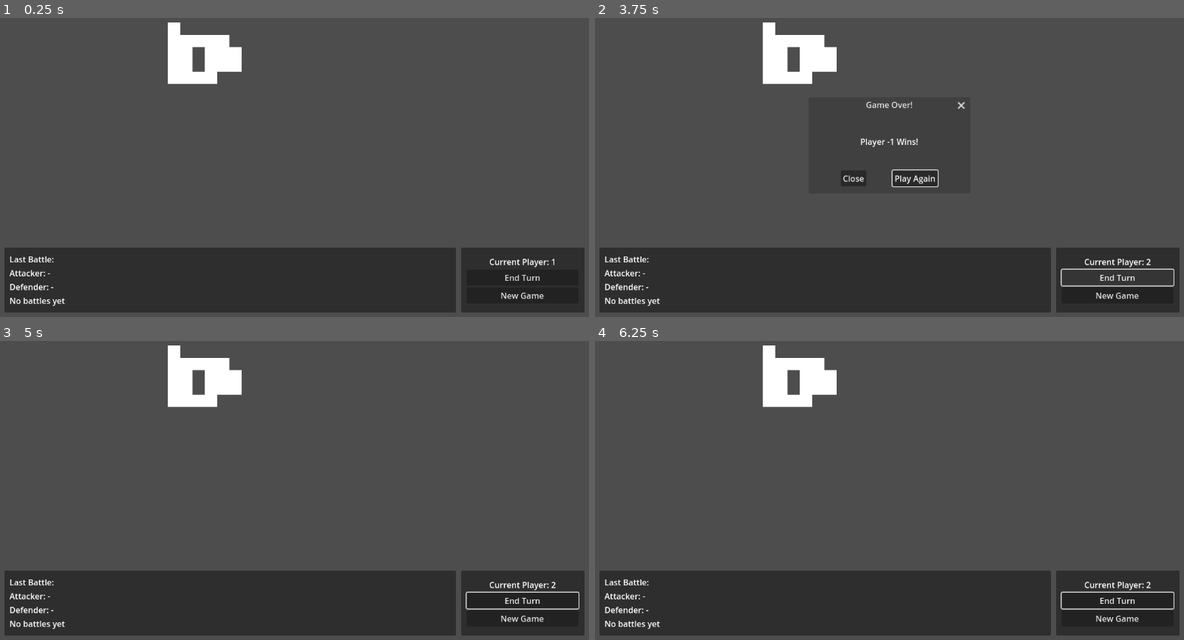
Above: before the commit, frames 1-4 (two rows, left to right).
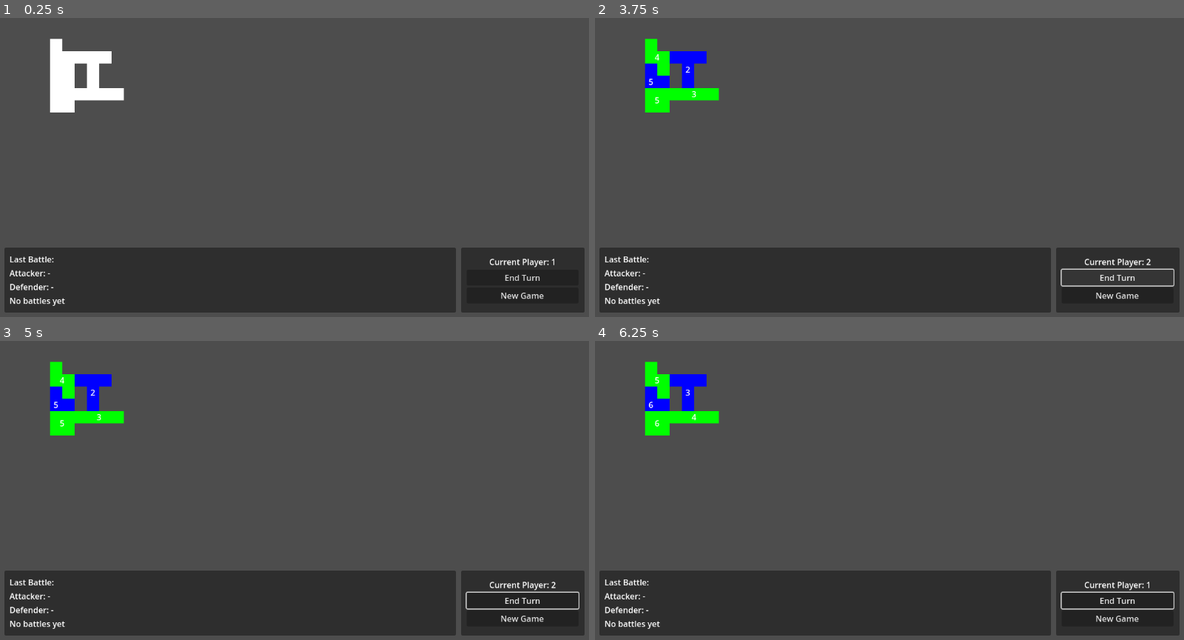
Above: after the commit, the same moments.

Repository: Justin307/CardGame
Game: Godot game, scene res://main.tscn
The game is run twice, just before and just after one commit, with the same random seed, the same clock (stepped at 60 frames per second) and the same inputs.
Inputs (mouse positions are in pixels of both pictures, inside the frame that each line leads up to):
- Up to frame 1 (0.25 s): no input
- Up to frame 2 (3.75 s): click "New Game" at 0.5 s; click "New Game" at 1.25 s; click "End Turn" at 2 s; click "Yes" at 2.75 s; click "End Turn" at 3.5 s
- Up to frame 3 (5 s): click (318, 502) at 4.25 s, where only the run before the commit has a clickable "Play Again"
- Up to frame 4 (6.25 s): click "End Turn" at 5 s; click (913, 502) at 5.75 s, where only the run before the commit has a clickable "Play Again"

The runs differ from the first frame. In frame 1, 3.5% of the frame differs, in the area x 8-42%, y 1-32%; in frame 2, 4.4%, in the area x 8-63%, y 1-57%; in frame 3, 3.5%; in frame 4, 3.5%.
Error before the commit: Out of bounds get index '1' (on base: 'Dictionary') (res://game_manager.gd:296)

Commit message:
Some more changes

Diff:
--- a/cardwars/game_manager.gd
+++ b/cardwars/game_manager.gd
@@ -10,10 +10,11 @@
 var current_player := 1
 # Territory adjacency map - defines which territories are neighbors
 var territory_neighbors := {
-	1: [2, 3, 4],
-	2: [1, 3],
-	3: [1, 2],
-	4: [1]
+	1: [2, 3],
+	2: [1, 5],
+	3: [1, 4],
+	4: [3, 5],
+	5: [2, 4]
 }
 # Reference to UI elements
 var current_player_label
@@ -29,8 +30,8 @@
 	# Register territories into list
 	var map = get_parent().get_node("Map")
 	for child in map.get_children():
-		# Check if the child is territory
-		if child.scene_file_path == "res://territory.tscn":
+		# Check if the child is in the "territories" group
+		if child.is_in_group("territories"):
 			territories[child.territory_id] = child
 			# Auto-connect the territory_selected signal
 			child.territory_selected.connect(_on_territory_selected)
@@ -292,15 +293,23 @@
 	# Reset player
 	current_player = 1
 
-	# Reset territories to initial state (from main.gd)
-	territories[1].set_territory_owner(1)
-	territories[1].set_card_count(2)
-	territories[2].set_territory_owner(1)
-	territories[2].set_card_count(1)
-	territories[3].set_territory_owner(2)
-	territories[3].set_card_count(4)
-	territories[4].set_territory_owner(2)
-	territories[4].set_card_count(3)
+	# Get all territory IDs and shuffle them for random assignment
+	var territory_ids = territories.keys()
+	territory_ids.shuffle()
+
+	# Assign territories randomly to players (split evenly)
+	var territories_per_player = int(territory_ids.size() / 2)
+
+	# Assign first half to player 1, second half to player 2
+	for i in range(territory_ids.size()):
+		var territory_id = territory_ids[i]
+		var player_owner = 1 if i < territories_per_player else 2
+		var random_card_count = randi_range(1, 4)
+
+		territories[territory_id].set_territory_owner(player_owner)
+		territories[territory_id].set_card_count(random_card_count)
+
+		print("Territory ", territory_id, " assigned to Player ", player_owner, " with ", random_card_count, " cards")
 
 	# Reset selection
 	reset_selection()
@@ -311,7 +320,7 @@
 	battle_result_defender_label.text = "Defender: -"
 	battle_result_outcome_label.text = "No battles yet"
 
-	print("Game reset to initial state")
+	print("Game reset to initial state with random territory assignment")
 
 # Check if someone won the game
 func check_win_condition():
--- a/cardwars/main.tscn
+++ b/cardwars/main.tscn
@@ -13,20 +13,25 @@
 
 [node name="Map" type="Node2D" parent="."]
 
-[node name="TerritoryL" parent="Map" instance=ExtResource("2_272bh")]
-position = Vector2(329, 119)
+[node name="Territory - 1" parent="Map" instance=ExtResource("2_272bh")]
+position = Vector2(99, 151)
+territory_id = 1
 
-[node name="TerritoryS" parent="Map" instance=ExtResource("3_5vw27")]
-position = Vector2(329, 71)
+[node name="Territory - 2" parent="Map" instance=ExtResource("3_5vw27")]
+position = Vector2(99, 103)
+territory_id = 2
 
-[node name="TerritorySquare" parent="Map" instance=ExtResource("4_kek77")]
-position = Vector2(425, 119)
+[node name="Territory - 3" parent="Map" instance=ExtResource("4_kek77")]
+position = Vector2(99, 199)
+territory_id = 3
 
-[node name="TerritoryT" parent="Map" instance=ExtResource("5_4c57u")]
-position = Vector2(329, 167)
+[node name="Territory - 4" parent="Map" instance=ExtResource("5_4c57u")]
+position = Vector2(147, 199)
+territory_id = 4
 
-[node name="Territory" parent="Map" instance=ExtResource("6_efxa6")]
-position = Vector2(377, 95)
+[node name="Territory - 5" parent="Map" instance=ExtResource("6_efxa6")]
+position = Vector2(147, 127)
+territory_id = 5
 
 [node name="UI" type="Control" parent="."]
 layout_mode = 3
--- a/cardwars/territory.gd
+++ b/cardwars/territory.gd
@@ -47,6 +47,8 @@
 	return neighbors
 
 func _ready() -> void:
+	# Add this territory to the territories group
+	add_to_group("territories")
 	# Connect to input_event signal of Area2D
 	connect("input_event", Callable(self, "_on_input_event"))
 
--- a/cardwars/territory_T.tscn
+++ b/cardwars/territory_T.tscn
@@ -2,7 +2,7 @@
 
 [ext_resource type="Script" uid="uid://cg5gd2312h3ef" path="res://territory.gd" id="1_5op02"]
 
-[node name="Territory" type="Area2D"]
+[node name="TerritoryT" type="Area2D"]
 script = ExtResource("1_5op02")
 
 [node name="Polygon2D" type="Polygon2D" parent="."]
--- a/cardwars/territory_straight.tscn
+++ b/cardwars/territory_straight.tscn
@@ -5,7 +5,7 @@
 [sub_resource type="RectangleShape2D" id="RectangleShape2D_5op02"]
 size = Vector2(96, 24)
 
-[node name="TerritoryT" type="Area2D"]
+[node name="TerritoryStraight" type="Area2D"]
 script = ExtResource("1_5op02")
 
 [node name="Polygon2D" type="Polygon2D" parent="."]
